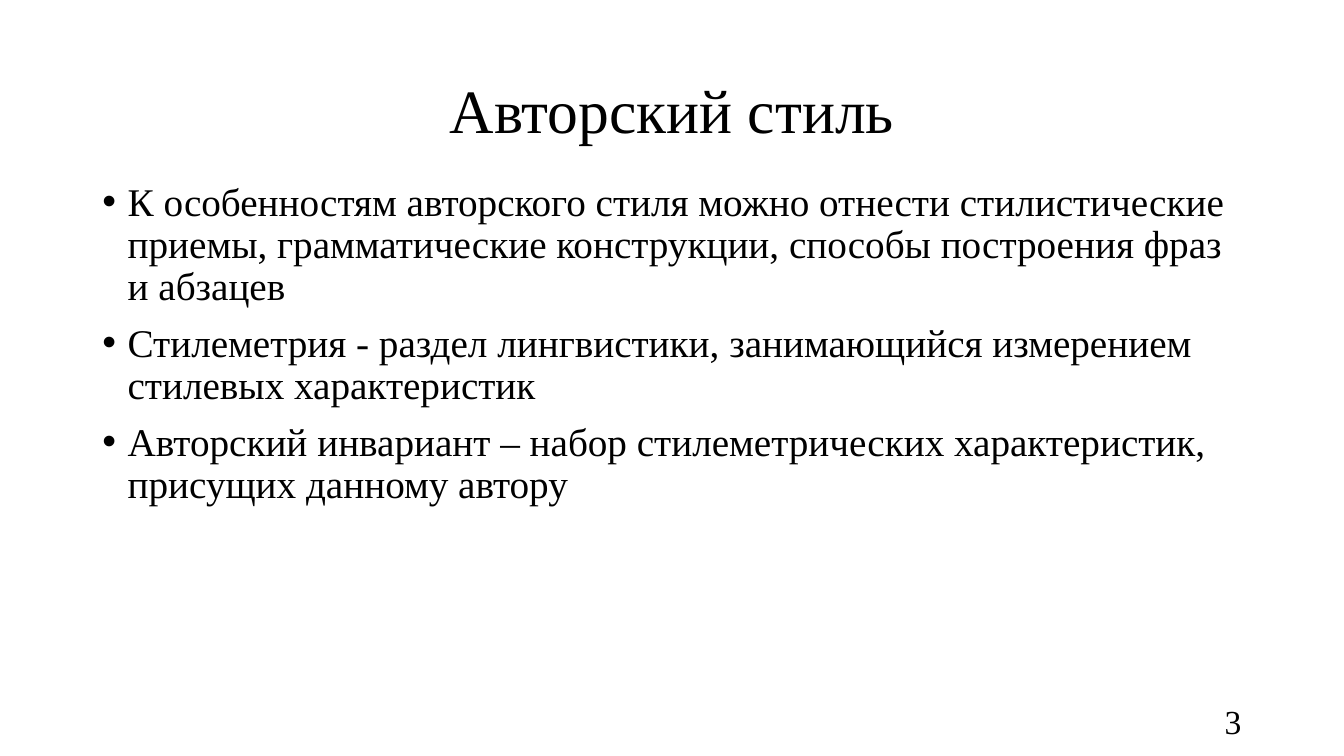
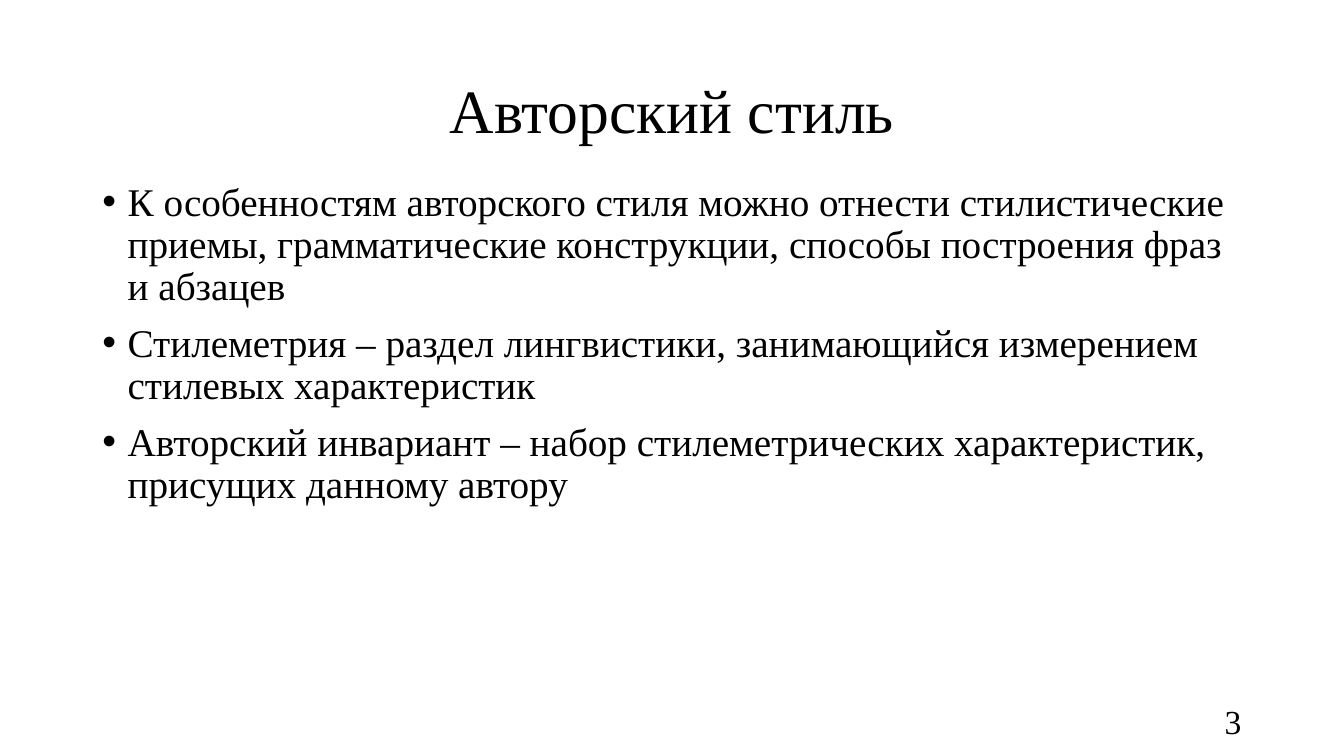
Before and after one commit to oljakon/bachelor-degree, a slide deck: slide 3 of РПЗ/презентация_Кондрашова.pptx. Drawn at 1344x756 pixels with LibreOffice and Linux fonts; fonts in the diff are those of the drawing. Boxes give left, top, right and bottom in pixels: in the first picture for what was removed or moved away, otherwise in the second. Text is boxed around its words. In the diff, an @@ line names an element or a change of style, - is before the commit and + after.

```diff
--- a/РПЗ/презентация_Кондрашова.pptx
+++ b/РПЗ/презентация_Кондрашова.pptx
@@ text at bbox=[128, 330, 1198, 407]: text changed @@
-• Стилеметрия - раздел лингвистики, занимающийся измерением стилевых характеристик
+• Стилеметрия – раздел лингвистики, занимающийся измерением стилевых характеристик
```
Also in this commit, not shown: 3 other slides changed, 1 other file.
